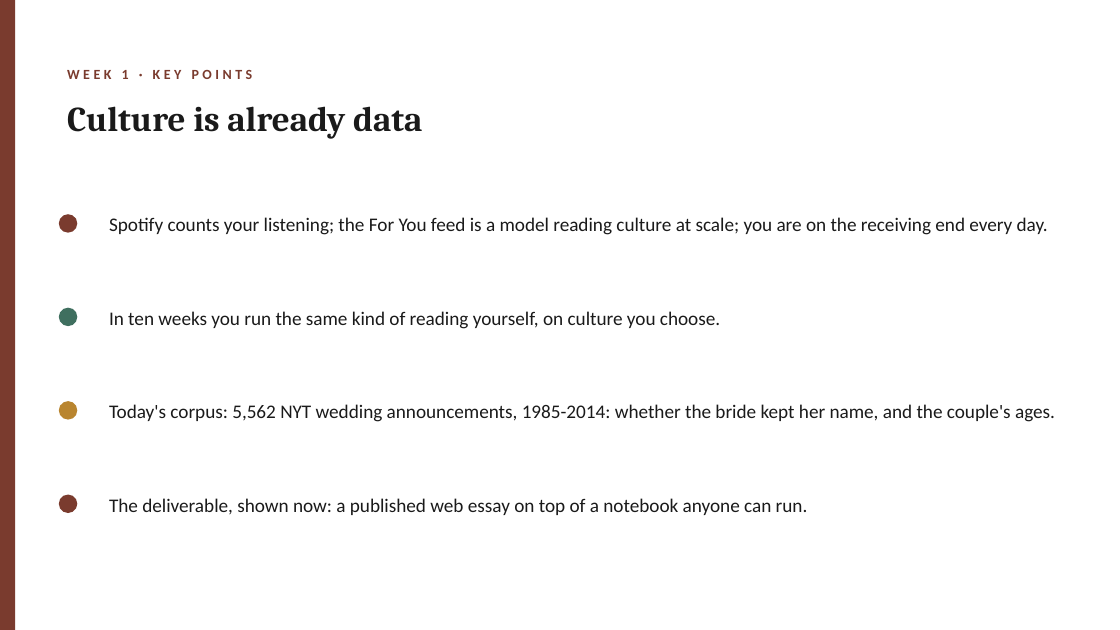
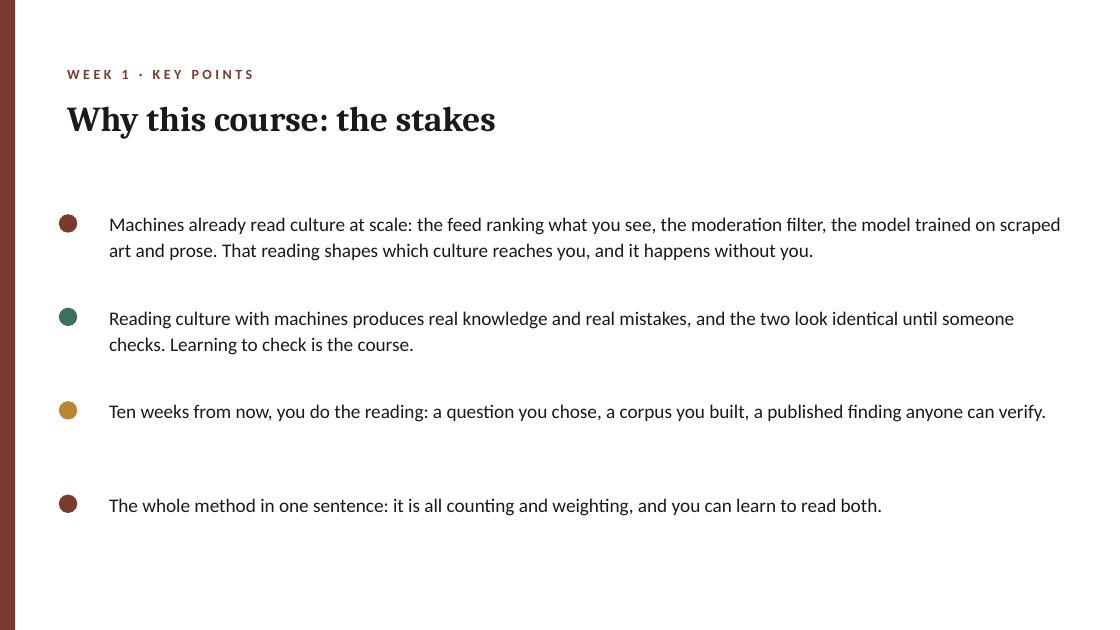
Before and after one commit to lucianli123/culture-as-data-2026, a slide deck: slide 4 of slides/pptx/week-01.pptx. Drawn at 1120x630 pixels with LibreOffice and Linux fonts; fonts in the diff are those of the drawing. Boxes give left, top, right and bottom in pixels: in the first picture for what was removed or moved away, otherwise in the second. Text is boxed around its words. In the diff, an @@ line names an element or a change of style, - is before the commit and + after.

```diff
--- a/slides/pptx/week-01.pptx
+++ b/slides/pptx/week-01.pptx
@@ text at bbox=[67, 106, 496, 139]: text changed @@
-Culture is already data
+Why this course: the stakes
@@ text at bbox=[109, 217, 1061, 261]: text changed @@
-Spotify counts your listening; the For You feed is a model reading culture at scale; you are on the receiving end every day.
+Machines already read culture at scale: the feed ranking what you see, the moderation filter, the model trained on scraped art and prose. That reading shapes which culture reaches you, and it happens without you.
@@ text at bbox=[109, 311, 1014, 355]: text changed @@
-In ten weeks you run the same kind of reading yourself, on culture you choose.
+Reading culture with machines produces real knowledge and real mistakes, and the two look identical until someone checks. Learning to check is the course.
@@ text at bbox=[109, 404, 1046, 422]: text changed @@
-Today's corpus: 5,562 NYT wedding announcements, 1985-2014: whether the bride kept her name, and the couple's ages.
+Ten weeks from now, you do the reading: a question you chose, a corpus you built, a published finding anyone can verify.
@@ text at bbox=[109, 498, 883, 516]: text changed @@
-The deliverable, shown now: a published web essay on top of a notebook anyone can run.
+The whole method in one sentence: it is all counting and weighting, and you can learn to read both.
```
Also in this commit, not shown: 5 other slides changed, 1 slide added, 16 other files.
